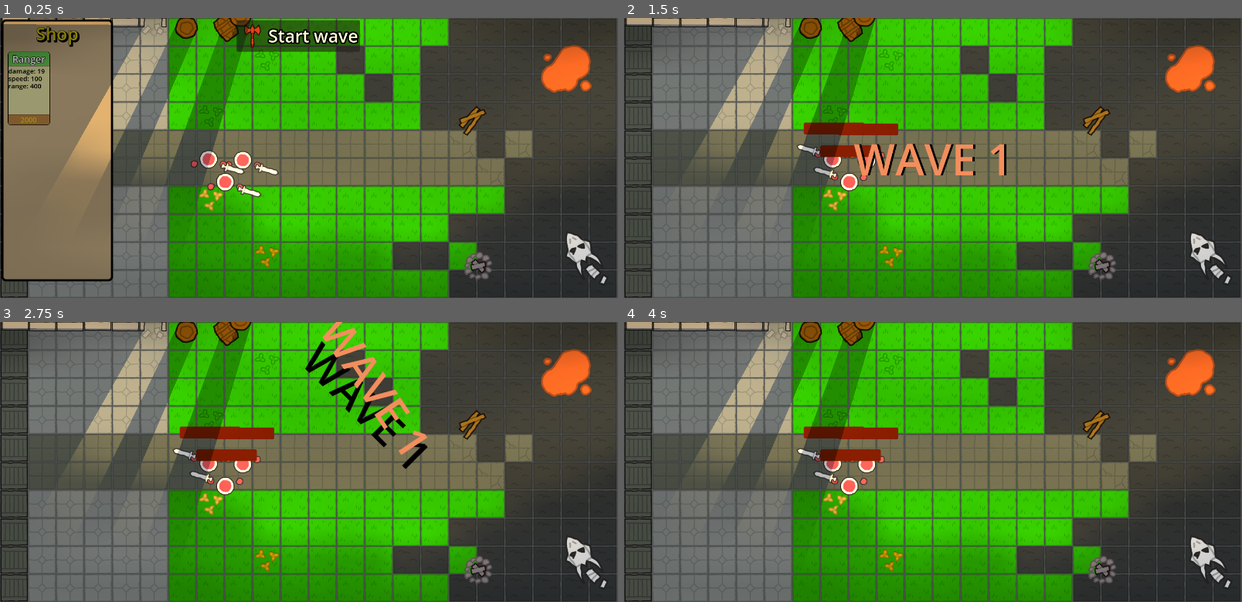
Above: before the commit, frames 1-4 (two rows, left to right).
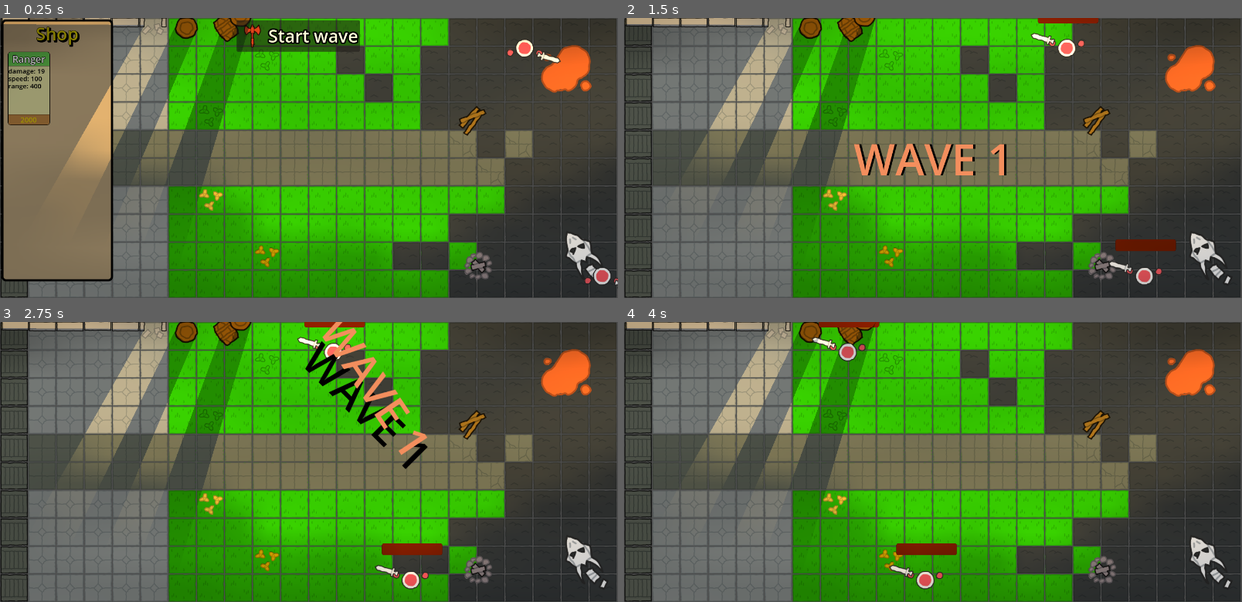
Above: after the commit, the same moments.

Repository: Piggward/guaxgaming
Game: Godot game, scene res://scenes/level.tscn
Two runs of this game, one before a commit and one after it. Both use one fixed random seed, a clock stepped at 60 frames per second and the inputs below. Sound files missing from this copy of the repository are replaced by a short silence.
Inputs (mouse positions are in pixels of both pictures, inside the frame that each line leads up to):
- Up to frame 1 (0.25 s): no input
- Up to frame 2 (1.5 s): click "Start wave" at 0.5 s; move the mouse to (1068, 144) at 1.27 s; press the mouse at (1068, 144) at 1.28 s
- Up to frame 3 (2.75 s): release the mouse at (444, 448) at 2 s; drag from (185, 476) to (562, 462) at 2.02 s
- Up to frame 4 (4 s): move the mouse to (994, 400) at 2.77 s; press the mouse at (994, 400) at 2.78 s; right-click (994, 400) at 2.85 s; release the mouse at (994, 400) at 3.5 s; drag from (902, 518) to (834, 462) at 3.52 s

The runs differ from the first frame. In frame 1, 1.2% of the frame differs, in the area x 30-100%, y 7-96%; in frame 2, 2.5%; in frame 3, 2.7%; in frame 4, 2.8%, in the area x 27-54%, y 0-96%.

Commit message:
Idle state is now idle. Enemies and Allies has the same states.

Diff:
--- a/guax/global/player_control_manager.gd
+++ b/guax/global/player_control_manager.gd
@@ -1,7 +1,6 @@
 extends Node
 
 var dragging = false
-var drag_object: Ally
 
 func _process(delta):
 	pass
--- a/guax/resources/effects/effect.gd
+++ b/guax/resources/effects/effect.gd
@@ -11,6 +11,3 @@
 
 func init(attack: Attack, target: Npc, projectile: Projectile = null):
 	pass
-
-func is_enemy(performer: Npc, target: Npc):
-	return (target is Enemy and performer is Ally) or (target is Ally and performer is Enemy)
--- a/guax/scenes/allies/ranger/ranger.tscn
+++ b/guax/scenes/allies/ranger/ranger.tscn
@@ -229,6 +229,7 @@
 rotation = -0.111155
 cost = 2000
 speed = 100
+attackspeed = 1
 attack = ExtResource("2_jcuwh")
 title = "Ranger"
 
@@ -279,14 +280,5 @@
 "Ranger": SubResource("AnimationLibrary_ljcjm")
 }
 
-[node name="Control" type="Control" parent="." index="10"]
-layout_mode = 3
-anchors_preset = 0
-offset_left = -18.9847
-offset_top = -19.2245
-offset_right = 21.0153
-offset_bottom = 20.7755
-
 [connection signal="input_event" from="." to="." method="_on_input_event"]
 [connection signal="mouse_entered" from="." to="." method="_on_mouse_entered"]
-[connection signal="gui_input" from="Control" to="OutOfBattleStateMachine/PlacedState" method="_on_control_gui_input"]
--- a/guax/scenes/enemies/basic_enemy/basic_enemy.tscn
+++ b/guax/scenes/enemies/basic_enemy/basic_enemy.tscn
@@ -3,8 +3,8 @@
 [ext_resource type="PackedScene" uid="uid://vd48q4imlpo8" path="res://scenes/scene_templates/enemy_template.tscn" id="1_2h0ar"]
 [ext_resource type="Resource" uid="uid://evtuf3l5x5cs" path="res://resources/attacks/basic_melee_attack.tres" id="2_iw0b8"]
 [ext_resource type="PackedScene" uid="uid://cnjgch3idabq1" path="res://scenes/character_sprites/humanoids/red_soldier.tscn" id="3_e1bgu"]
-[ext_resource type="Script" path="res://scripts/npc_states/enemy_states/basic_enemy_idle_state.gd" id="4_ixryw"]
-[ext_resource type="Script" path="res://scripts/npc_states/enemy_states/basic_enemy_hunting_state.gd" id="5_j21q4"]
+[ext_resource type="Script" path="res://scripts/npc_states/ally_states/basic_idle_state.gd" id="4_u0q7h"]
+[ext_resource type="Script" path="res://scripts/npc_states/ally_states/basic_hunting_state.gd" id="5_vcpwk"]
 [ext_resource type="Script" path="res://scripts/npc_states/ally_states/basic_attacking_state.gd" id="6_a0sn2"]
 
 [sub_resource type="Animation" id="Animation_a671q"]
@@ -172,13 +172,13 @@
 [node name="Character Sprite" parent="Root" index="0" instance=ExtResource("3_e1bgu")]
 
 [node name="StateMachine" parent="." index="5" node_paths=PackedStringArray("initial_state")]
-initial_state = NodePath("BasicEnemyIdleState")
+initial_state = NodePath("BasicEnemyHuntingState")
 
 [node name="BasicEnemyIdleState" type="Node" parent="StateMachine" index="0"]
-script = ExtResource("4_ixryw")
+script = ExtResource("4_u0q7h")
 
 [node name="BasicEnemyHuntingState" type="Node" parent="StateMachine" index="1"]
-script = ExtResource("5_j21q4")
+script = ExtResource("5_vcpwk")
 state = 1
 
 [node name="AttackState" type="Node" parent="StateMachine" index="2"]
--- a/guax/scenes/level.tscn
+++ b/guax/scenes/level.tscn
@@ -206,7 +206,7 @@
 script = ExtResource("1_80x34")
 player_starting_gold = 5000
 player_starting_health = 100
-waves = Array[PackedScene]([ExtResource("2_hoagx"), ExtResource("3_h7jwk")])
+waves = Array[PackedScene]([ExtResource("3_h7jwk"), ExtResource("2_hoagx")])
 metadata/_edit_horizontal_guides_ = [623.0]
 
 [node name="Tilemaps" type="Node2D" parent="."]
--- a/guax/scenes/scene_templates/npc_template.tscn
+++ b/guax/scenes/scene_templates/npc_template.tscn
@@ -1,5 +1,6 @@
-[gd_scene load_steps=8 format=3 uid="uid://c333vpdqm6vuj"]
+[gd_scene load_steps=9 format=3 uid="uid://c333vpdqm6vuj"]
 
+[ext_resource type="Script" path="res://scripts/npc.gd" id="1_7auws"]
 [ext_resource type="Script" path="res://scripts/health_bar.gd" id="1_864gf"]
 [ext_resource type="Script" path="res://scripts/advanced_navigation.gd" id="1_o1f8a"]
 [ext_resource type="Script" path="res://scripts/npc_states/npc_state_machine.gd" id="2_fvlqa"]
@@ -10,6 +11,7 @@
 [sub_resource type="CircleShape2D" id="CircleShape2D_5fgv5"]
 
 [node name="NpcTemplate" type="CharacterBody2D"]
+script = ExtResource("1_7auws")
 
 [node name="NavigationAgent2D" type="NavigationAgent2D" parent="."]
 radius = 32.32
@@ -50,3 +52,16 @@
 [node name="RemoteTransform2D2" type="RemoteTransform2D" parent="."]
 remote_path = NodePath("../Senses2d")
 update_rotation = false
+
+[node name="UIControl" type="Control" parent="."]
+layout_mode = 3
+anchors_preset = 0
+offset_left = -23.0
+offset_top = -22.0
+offset_right = 17.0
+offset_bottom = 18.0
+scale = Vector2(1.15572, 1.14714)
+
+[connection signal="gui_input" from="UIControl" to="." method="_on_ui_control_gui_input"]
+[connection signal="mouse_entered" from="UIControl" to="." method="_on_ui_control_mouse_entered"]
+[connection signal="mouse_exited" from="UIControl" to="." method="_on_ui_control_mouse_exited"]
--- a/guax/scenes/waves/test_wave_1.tscn
+++ b/guax/scenes/waves/test_wave_1.tscn
@@ -7,12 +7,4 @@
 
 [node name="BasicEnemy" parent="." index="1" instance=ExtResource("2_7fixl")]
 position = Vector2(-728, 5)
-speed = 0
-
-[node name="BasicEnemy2" parent="." index="2" instance=ExtResource("2_7fixl")]
-position = Vector2(-806, 3)
-speed = 0
-
-[node name="BasicEnemy3" parent="." index="3" instance=ExtResource("2_7fixl")]
-position = Vector2(-768, 55)
-speed = 0
+speed = 100
--- a/guax/scripts/npc.gd
+++ b/guax/scripts/npc.gd
@@ -12,7 +12,6 @@
 #navigation
 @onready var advanced_navigation: AdvancedNavigation = $NavigationAgent2D
 
-var target:Npc #STATES USES THIS, DO NOT DELETE
 var aggrozone: Area2D
 
 #Statemachine
@@ -32,6 +31,12 @@
 signal health_updated(new_value: int)
 signal receive_damage(amount: int)
 
+#UI Signals:
+
+signal on_input(event: InputEvent)
+signal on_mouse_enter()
+signal on_mouse_exit()
+
 # Called when the node enters the scene tree for the first time.
 func _ready():
 	currentHealth = maxHealth
@@ -44,6 +49,8 @@
 	move_and_slide()
 
 func take_damage(damageTaken:int):
+	if is_dead():
+		return
 	receive_damage.emit(damageTaken)
 	set_health(currentHealth - damageTaken)
 	if currentHealth <= 0:
@@ -87,3 +94,21 @@
 
 func rotate_towards_target(target_position:Vector2):
 	look_at(target_position)
+
+func is_dead():
+	return state_machine.current_state.state == NpcState.State.DEAD
+
+func is_enemy(npc: Npc):
+	return (npc is Enemy and self is Ally) or (npc is Ally and self is Enemy)
+
+func _on_ui_control_gui_input(event):
+	input_event.emit(event)
+	pass # Replace with function body.
+
+func _on_ui_control_mouse_entered():
+	mouse_entered.emit()
+	pass # Replace with function body.
+
+func _on_ui_control_mouse_exited():
+	mouse_exited.emit()
+	pass # Replace with function body.
--- a/guax/scripts/npc_states/ally_states/basic_attacking_state.gd
+++ b/guax/scripts/npc_states/ally_states/basic_attacking_state.gd
@@ -1,27 +1,26 @@
 class_name SoldatAttackingState
 extends NpcState
 
+var attackReady = true
 
-var attackReady = true
 func  act():
-	if (npc.target==null):
+	if (target==null || target.is_dead()):
 		transition_requested.emit(self, NpcState.State.HUNTING)
 		return
 
-	var distance = (npc.target.global_position-npc.global_position).length()
+	var distance = (target.global_position-npc.global_position).length()
 	if(distance < npc.attack.range):
 		attack()
 	else:
 		transition_requested.emit(self, NpcState.State.HUNTING)
 		return
 
-	npc.rotate_towards_target(npc.target.global_position)
+	npc.rotate_towards_target(target.global_position)
 	npc.stand_still()
 
-
 func enter():
-	npc.target.on_death.connect(func(): npc.target = null)
-	if (npc.target!=null):
+	target.on_death.connect(func(): target = null)
+	if (target!=null):
 		npc.velocity = Vector2.ZERO
 		return
 	else:
@@ -35,16 +34,16 @@
 		attackReady=false
 		var attack = npc.attack
 		# Init the attack before it hits to apply aoe effects etc
-		attack.init(npc.target)
+		attack.init(target)
 		npc.play_animation(npc.title+"/Attack1")
 		print_debug("Attackerade!")
 		await get_tree().create_timer(npc.attackspeed/10).timeout
 		attackReady =  true
 
 func on_hit():
-	npc.attack.on_hit(npc.target)
+	npc.attack.on_hit(target)
 
 func shoot_projectile():
-	var projectile = npc.attack.get_projectile(npc.target)
+	var projectile = npc.attack.get_projectile(target)
 	projectile.global_position = npc.global_position
 	get_tree().root.add_child(projectile)
--- a/guax/scripts/npc_states/ally_states/basic_hunting_state.gd
+++ b/guax/scripts/npc_states/ally_states/basic_hunting_state.gd
@@ -1,22 +1,22 @@
 class_name SoldatHuntingState
 extends NpcState
 
-
-func  act():
+func act():
 	var enemies: Array[Npc] = find_targets()
 	if enemies.is_empty() or enemies == null:
-		transition_requested.emit(self, NpcState.State.IDLE)
+		if npc is Enemy:
+			npc.calculate_velocity_towards_target(Vector2(26,npc.global_position.y))
+		else:
+			npc.velocity = Vector2.ZERO
 		return
-	var target = target_closest_enemy(enemies)
-	if(is_target_in_range(target)):
-		npc.target = target
+	target = target_closest_enemy(enemies)
+	if(is_target_in_range()):
 		transition_requested.emit(self, NpcState.State.ATTACKING)
 		return
 	npc.calculate_velocity_towards_target(target.global_position)
 
 func enter():
 	pass
-
 
 func exit():
 	pass
@@ -25,11 +25,11 @@
 	var found_enemies: Array[Npc]
 	var found_bodies = npc.aggrozone.get_overlapping_bodies()
 	for body in found_bodies:
-		if body is Enemy:
+		if body is Npc and npc.is_enemy(body) and !body.is_dead():
 			found_enemies.append(body)
 	return found_enemies
 
-func target_closest_enemy(enemiesArray:Array[Npc]) -> Npc:
+func target_closest_enemy(enemiesArray:Array[Npc]):
 	var lowest_distance = INF
 	var target
 	for enemy in enemiesArray:
@@ -37,13 +37,10 @@
 		if(distance<lowest_distance):
 			lowest_distance=distance
 			target = enemy
-
 	return target
 
-
-
-func is_target_in_range(targetEnemy:Npc)->bool:
-	var distance = (targetEnemy.global_position-npc.global_position).length()
+func is_target_in_range()->bool:
+	var distance = (target.global_position-npc.global_position).length()
 	if(distance < npc.attack.range):
 		return true
 	else:
--- a/guax/scripts/npc_states/ally_states/basic_idle_state.gd
+++ b/guax/scripts/npc_states/ally_states/basic_idle_state.gd
@@ -1,28 +1,16 @@
 class_name SoldatIdleState
 extends NpcState
 
-
-
 func  act():
-	var enemies: Array[Npc] = find_targets()
-	if enemies.is_empty():
-		return
-
-	transition_requested.emit(self, NpcState.State.HUNTING)
+	# do nothing
+	pass
 
 func enter():
 	#npc.set_agent_target(npc.global_position)
 	npc.play_animation(npc.title+"/Idle")
 	# Maybe there is a better way, but if velocity is not reset to zero, then the character will keep moving while in idle.
 	npc.velocity = Vector2.ZERO
+	TurnManager.battle_turn.turn_start.connect(func(): transition_requested.emit(self, NpcState.State.HUNTING))
 
 func exit():
 	pass
-
-func find_targets()-> Array[Npc]:
-	var found_enemies: Array[Npc]
-	var found_bodies = npc.aggrozone.get_overlapping_bodies()
-	for body in found_bodies:
-		if body is Enemy:
-			found_enemies.append(body)
-	return found_enemies
--- a/guax/scripts/npc_states/ally_states/placed_state.gd
+++ b/guax/scripts/npc_states/ally_states/placed_state.gd
@@ -4,18 +4,13 @@
 
 func enter():
 	ally.battle_start_location = ally.global_position
-	#ally.connect("../OutOfBattleStateinput_event", _on_input_event)
+	ally.input_event.connect(_on_input_event)
 	pass
 
 func exit():
-	#ally.disconnect("input_event", _on_input_event)
+	ally.input_event.disconnect(_on_input_event)
 	pass
 
-# Called every frame. 'delta' is the elapsed time since the previous frame.
-func _process(delta):
-	pass
-
-func _on_control_gui_input(event):
-	if event.is_action_pressed("left_mouse"):
+func _on_input_event(event: InputEvent):
+	if event.is_action_pressed("left_mouse")  && PlayerControlManager.can_drag():
 		transition_requested.emit(self, OutOfBattleState.State.DRAGGING)
-	pass # Replace with function body.
--- a/guax/scripts/npc_states/enemy_states/basic_enemy_hunting_state.gd
+++ b/guax/scripts/npc_states/enemy_states/basic_enemy_hunting_state.gd
@@ -8,7 +8,7 @@
 		return
 	var target = target_closest_enemy(enemies)
 	if(is_target_in_range(target)):
-		npc.target = target
+		target = target
 		transition_requested.emit(self, NpcState.State.ATTACKING)
 		return
 	npc.calculate_velocity_towards_target(target.global_position)
--- a/guax/scripts/npc_states/npc_state.gd
+++ b/guax/scripts/npc_states/npc_state.gd
@@ -7,13 +7,13 @@
 	ATTACKING,
 	DEAD,
 }
-
-var npc:Npc
+var npc: Npc
+var target: Npc
 
 signal transition_requested(from: NpcState, to: State)
 @export var state:State
 
-func  act():
+func act():
 	pass
 
 func enter():
--- a/guax/scripts/npc_states/npc_state_machine.gd
+++ b/guax/scripts/npc_states/npc_state_machine.gd
@@ -28,6 +28,7 @@
 
 	if current_state:
 		current_state.exit()
+	new_state.target = current_state.target
 	new_state.enter()
 	current_state = new_state
 
